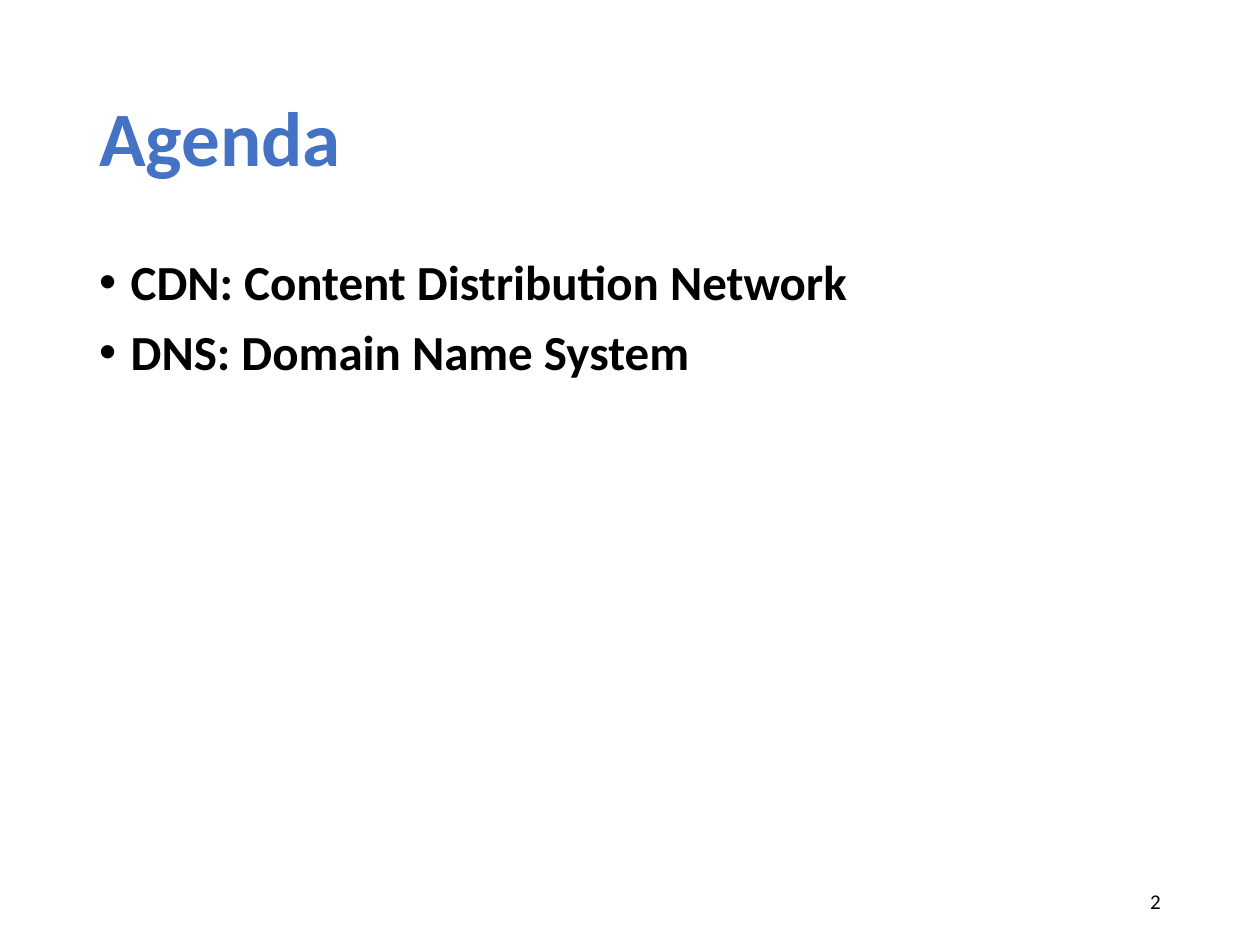
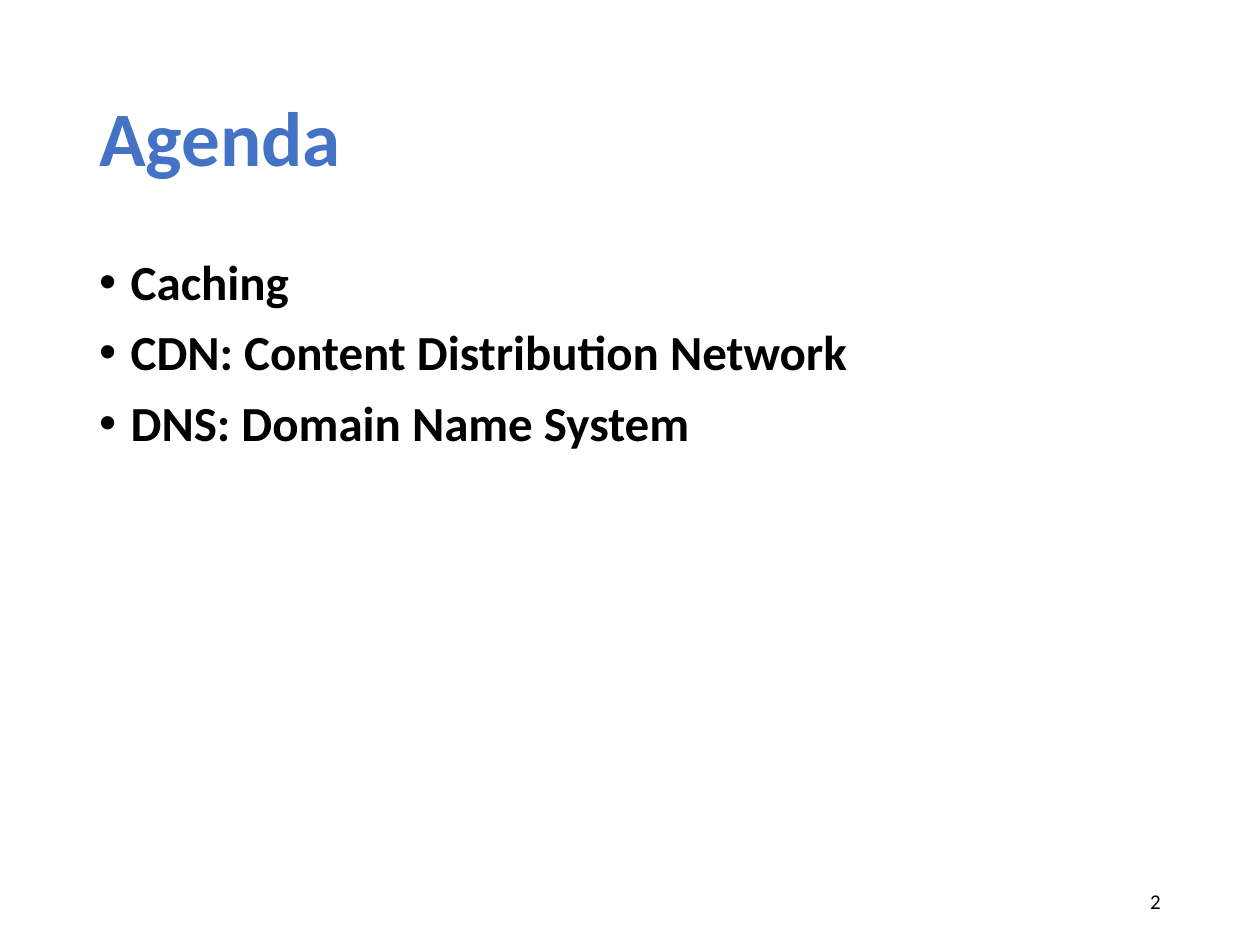
Before and after one commit to xinjin/course-net, a slide deck: slide 2 of slides/lec05_cdn.pptx. Drawn at 1260x945 pixels with LibreOffice and Linux fonts; fonts in the diff are those of the drawing. Boxes give left, top, right and bottom in pixels: in the first picture for what was removed or moved away, otherwise in the second. Text is boxed around its words. In the diff, an @@ line names an element or a change of style, - is before the commit and + after.

```diff
--- a/slides/lec05_cdn.pptx
+++ b/slides/lec05_cdn.pptx
@@ text at bbox=[131, 265, 289, 309]: paragraph added @@
+• Caching
```
Also in this commit, not shown: 8 slides added, 2 other files.
